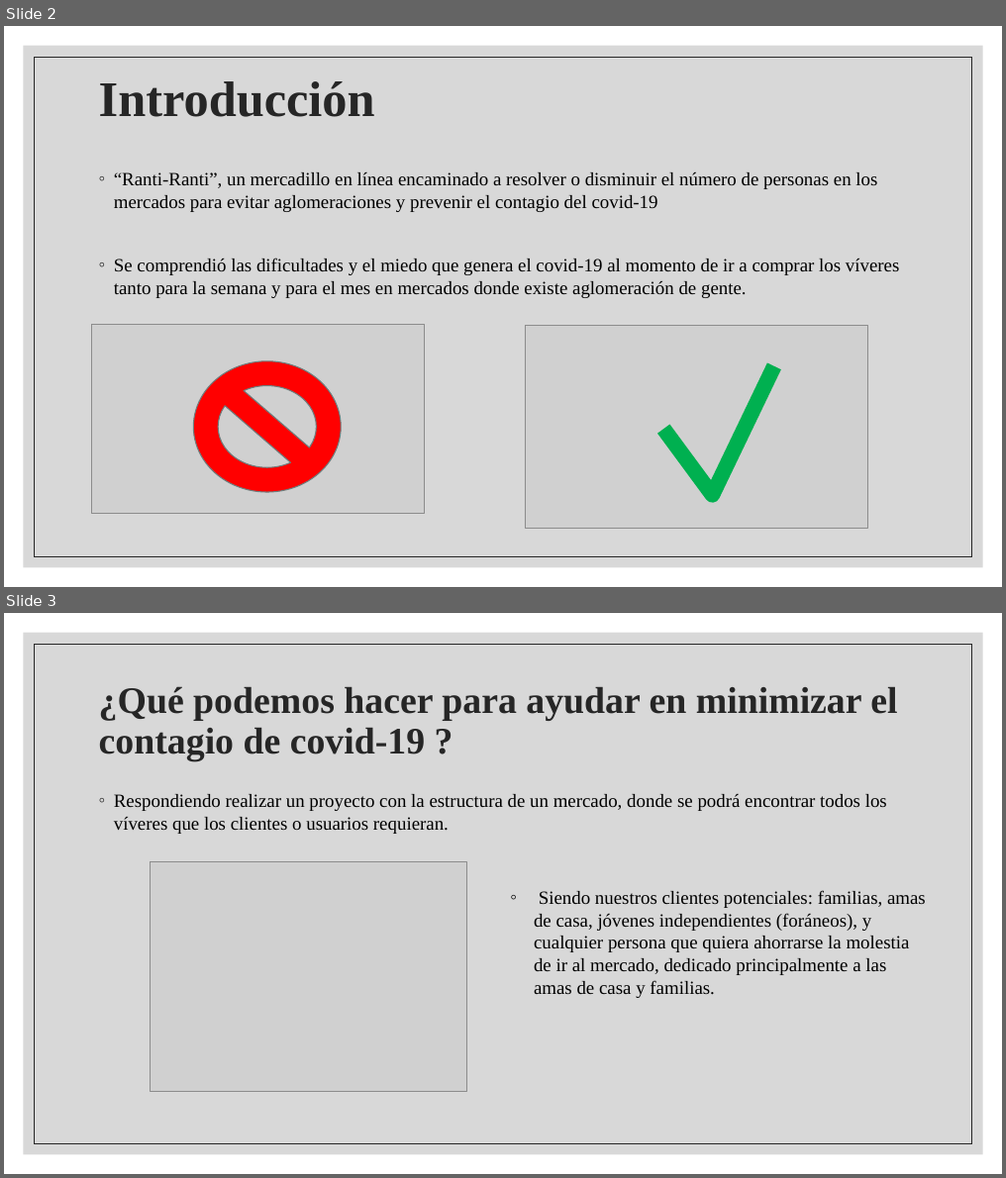
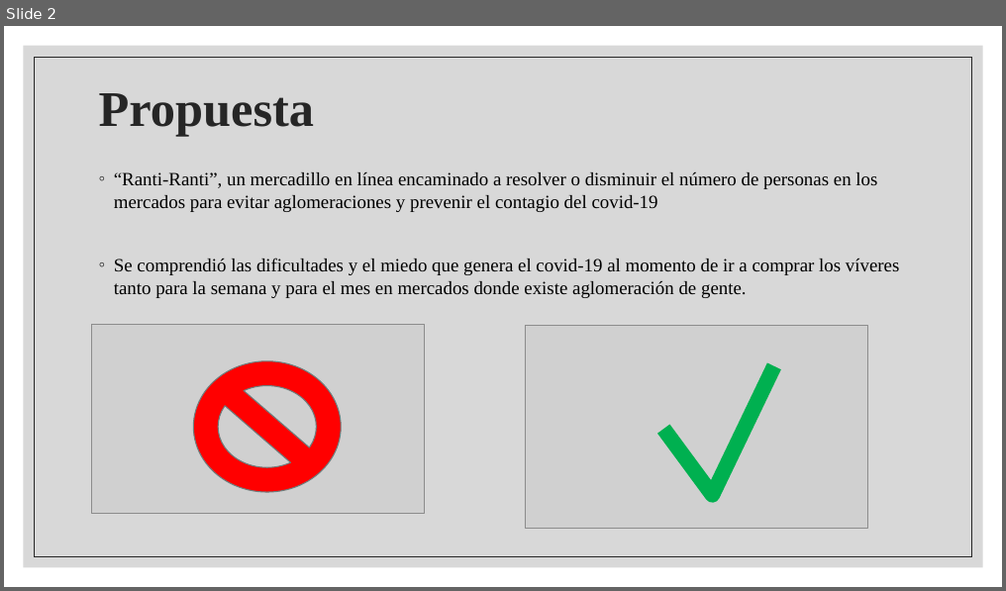
Before and after one commit to DanielIza97/TecTronik, a slide deck: Proyecto final.pptx. Shown one above the other, each under a label of ours: slides 2 and 3 before the commit, slide 2 after it. The pictures are 1006x1178 and 1006x591 pixels, drawn with LibreOffice and Linux fonts; fonts in the diff are those of the drawing; grey boxes stand for pictures. Boxes give left, top, right and bottom in pixels: in the first picture for what was removed or moved away, otherwise in the second. Text is boxed around its words. In the diff, an @@ line names an element or a change of style, - is before the commit and + after.

```diff
--- a/Proyecto final.pptx
+++ b/Proyecto final.pptx
@@ slide 3 removed at bbox=[4, 613, 1002, 1174], background #FFFFFF; not listed: 2 template elements that a slide beside it also shows @@
@@ title removed at bbox=[99, 686, 897, 761] @@
-¿Qué podemos hacer para ayudar en minimizar el contagio de covid-19 ?
@@ text removed at bbox=[114, 794, 887, 834] @@
-◦ Respondiendo realizar un proyecto con la estructura de un mercado, donde se podrá encontrar todos los víveres que los clientes o usuarios requieran.
-                ◦ sadsfsdfdsfdsfdsfdsfsfsfsf
@@ picture removed at bbox=[151, 862, 466, 1092] @@
@@ text removed at bbox=[534, 890, 926, 998] @@
-◦ Siendo nuestros clientes potenciales: familias, amas de casa, jóvenes independientes (foráneos), y cualquier persona que quiera ahorrarse la molestia de ir al mercado, dedicado principalmente a las amas de casa y familias.
@@ slide 2 changed as well @@
@@ title at bbox=[99, 93, 314, 136]: text changed @@
-Introducción
+Propuesta
```
Also in this commit, not shown: 4 other slides changed, 2 slides added, 1 other slide removed, 1 other file.
